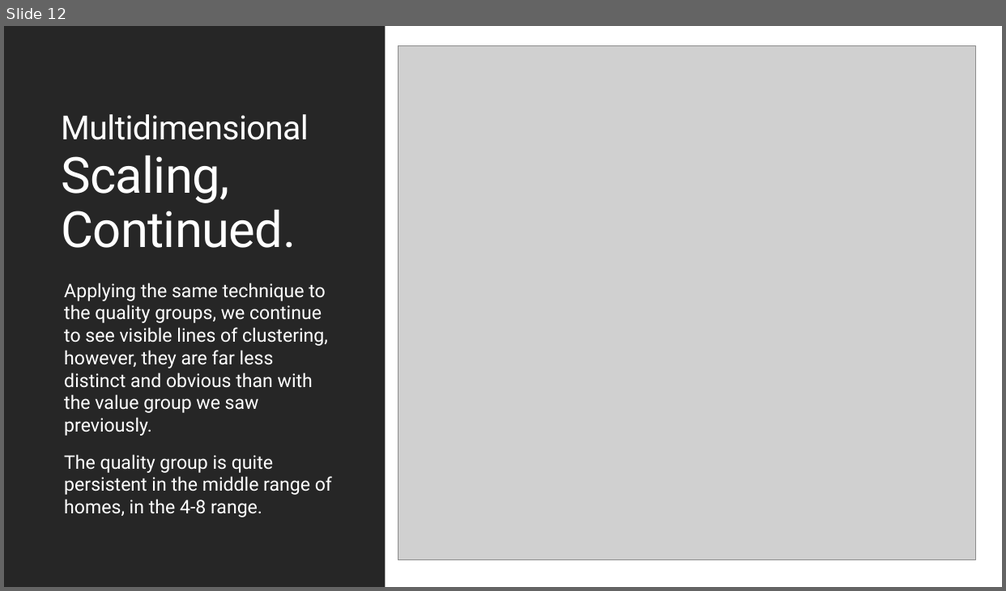
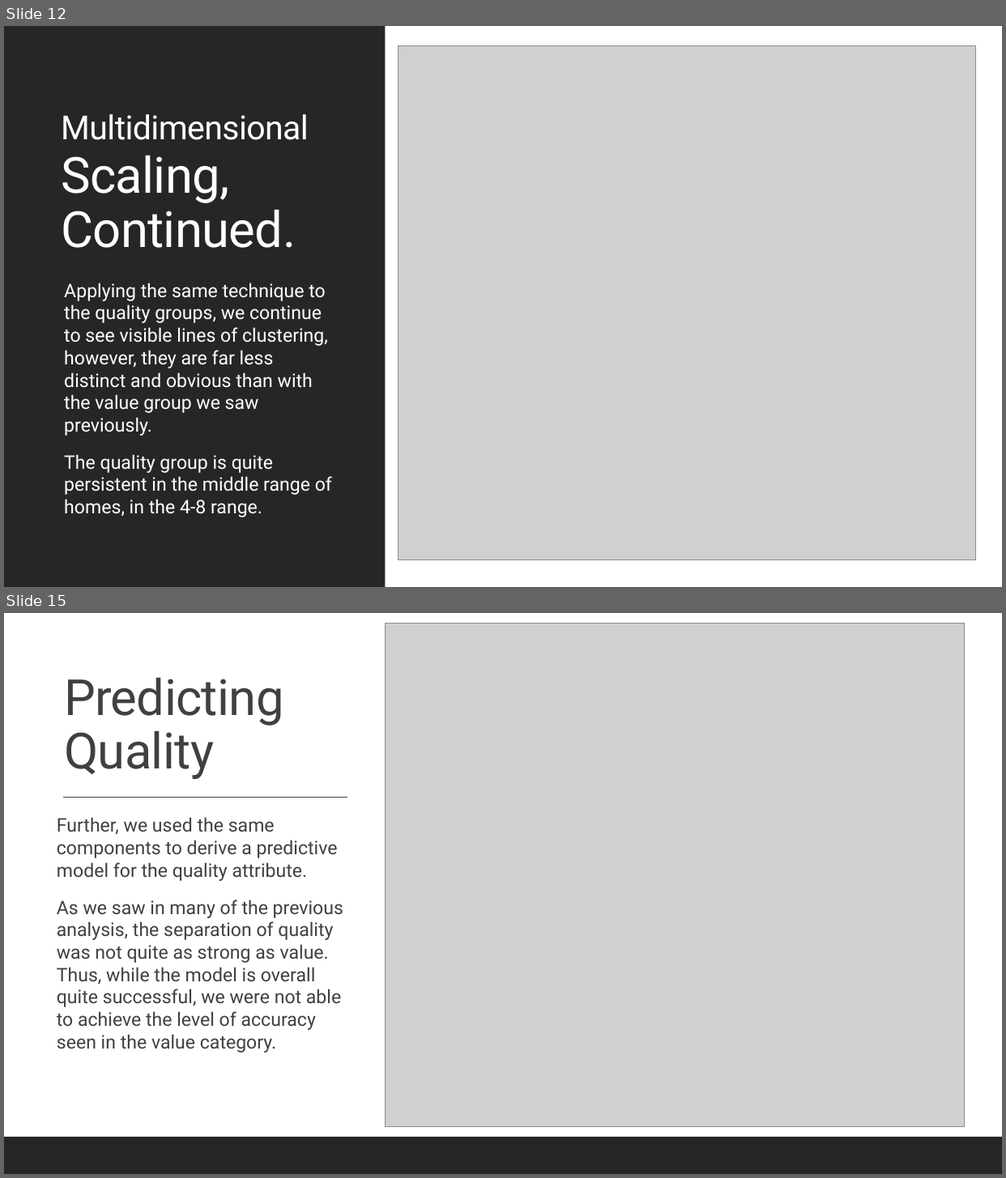
Before and after one commit to anhnguyendepocen/MSDS-Unsupervised-Learning, a slide deck: Project/UL Project.pptx. Shown one above the other, each under a label of ours: slide 12 before the commit, slides 12 and 15 after it; the slides between them are not shown. The pictures are 1006x591 and 1006x1178 pixels, drawn with LibreOffice and Linux fonts; fonts in the diff are those of the drawing; grey boxes stand for pictures. Boxes give left, top, right and bottom in pixels: in the first picture for what was removed or moved away, otherwise in the second. Text is boxed around its words. In the diff, an @@ line names an element or a change of style, - is before the commit and + after.

```diff
--- a/Project/UL Project.pptx
+++ b/Project/UL Project.pptx
@@ slide 15 added at bbox=[4, 613, 1002, 1174], background #FFFFFF; not listed: 1 template element that a slide beside it also shows @@
@@ rectangle added at bbox=[4, 613, 1002, 1174], fill #FFFFFF @@
@@ picture added at bbox=[385, 623, 965, 1127] @@
@@ title added at bbox=[64, 678, 284, 779], 48 pt, text #404040 @@
+Predicting Quality
@@ line added from (63, 797) to (347, 797), #404040 1 pt @@
@@ text added at bbox=[57, 817, 343, 1053], 18 pt, text #404040 @@
+Further, we used the same components to derive a predictive model for the quality attribute.
+As we saw in many of the previous analysis, the separation of quality was not quite as strong as value. Thus, while the model is overall quite successful, we were not able to achieve the level of accuracy seen in the value category.
@@ rectangle added at bbox=[4, 1137, 1002, 1174], fill #262626 @@
```
Also in this commit, not shown: 3 slides changed, 2 other slides added, 2 other files.
